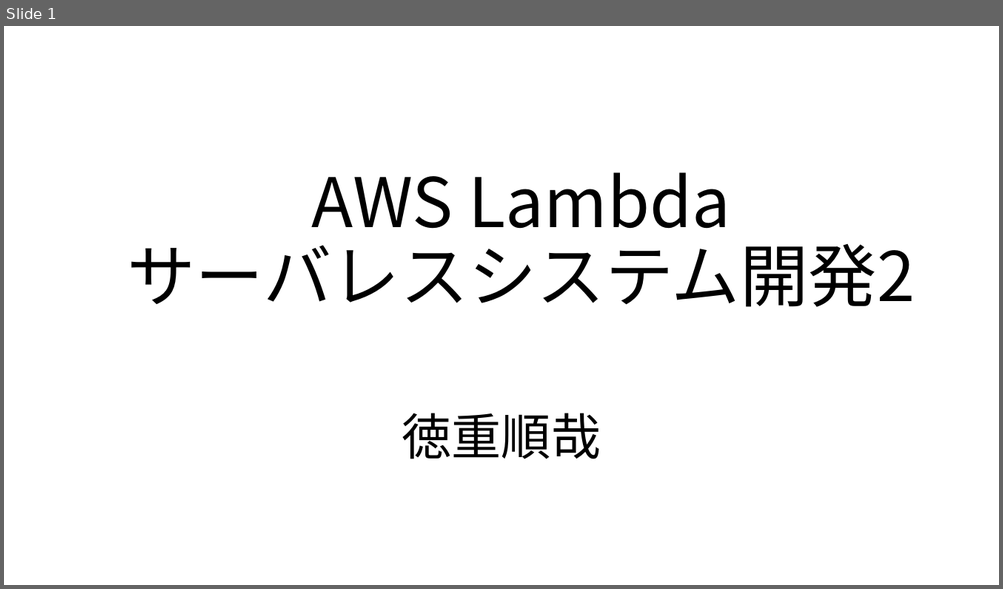
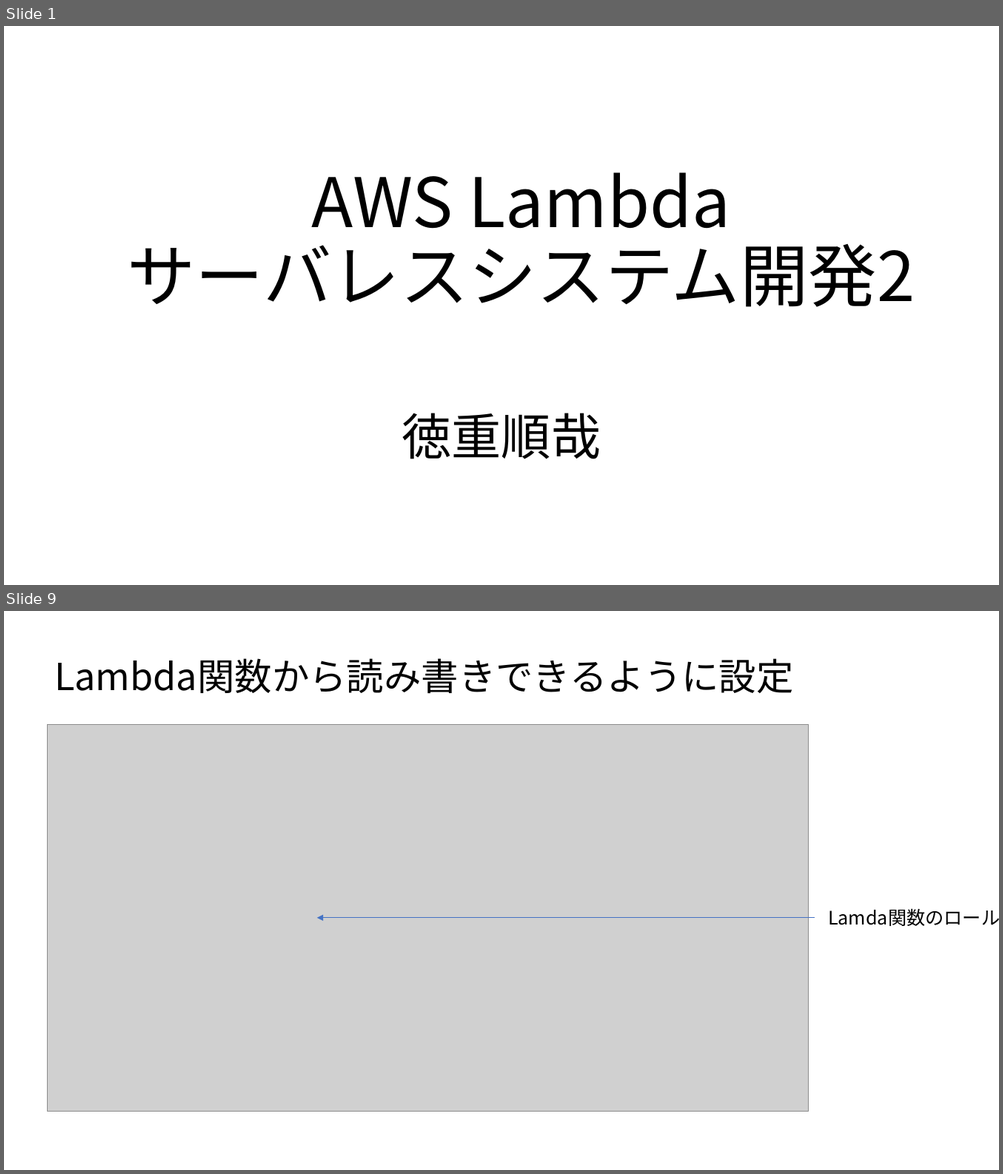
Before and after one commit to TokushigeJunya/test, a slide deck: AWSLambdaサーバレスシステム開発2.pptx. Shown one above the other, each under a label of ours: slide 1 before the commit, slides 1 and 9 after it; the slides between them are not shown. The pictures are 1003x589 and 1003x1174 pixels, drawn with LibreOffice and Linux fonts; fonts in the diff are those of the drawing; grey boxes stand for pictures. Boxes give left, top, right and bottom in pixels: in the first picture for what was removed or moved away, otherwise in the second. Text is boxed around its words. In the diff, an @@ line names an element or a change of style, - is before the commit and + after.

```diff
--- a/AWSLambdaサーバレスシステム開発2.pptx
+++ b/AWSLambdaサーバレスシステム開発2.pptx
@@ slide 9 added at [4,611,999,1170], background #FFFFFF @@
@@ text added at [54,658,794,694], 36 pt, text #000000 @@
+Lambda関数から読み書きできるように設定
@@ picture added at [47,724,808,1112] @@
@@ arrow added from (814, 918) to (316, 918), #4472C4 0.5 pt @@
@@ text added at [828,908,999,926], 18 pt, text #000000 @@
+Lamda関数のロール
```
Also in this commit, not shown: 1 slide changed, 16 other slides added.
